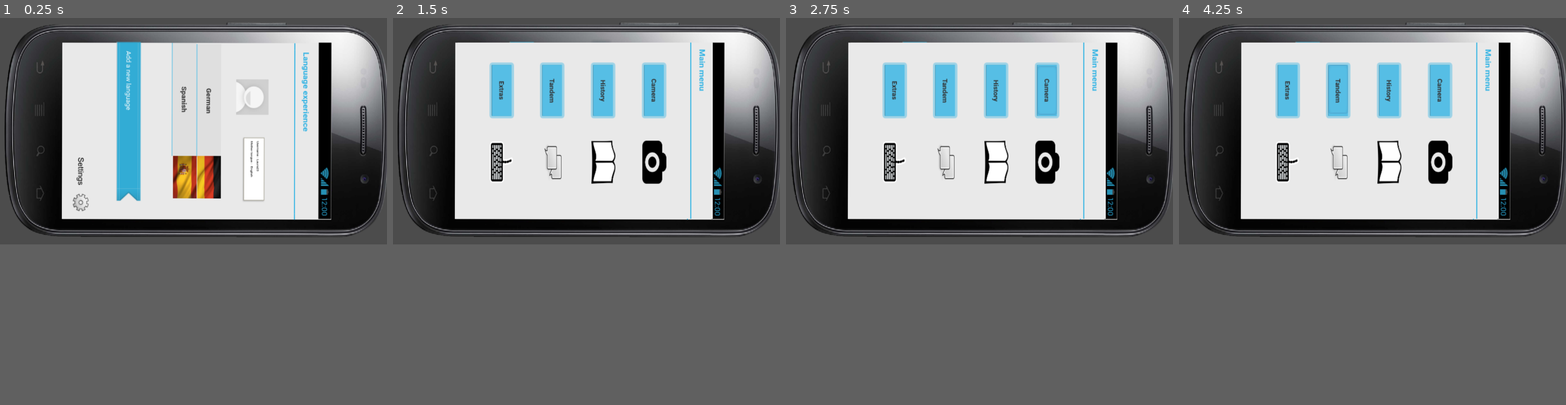
Above: before the commit, frames 1-4 (left to right).
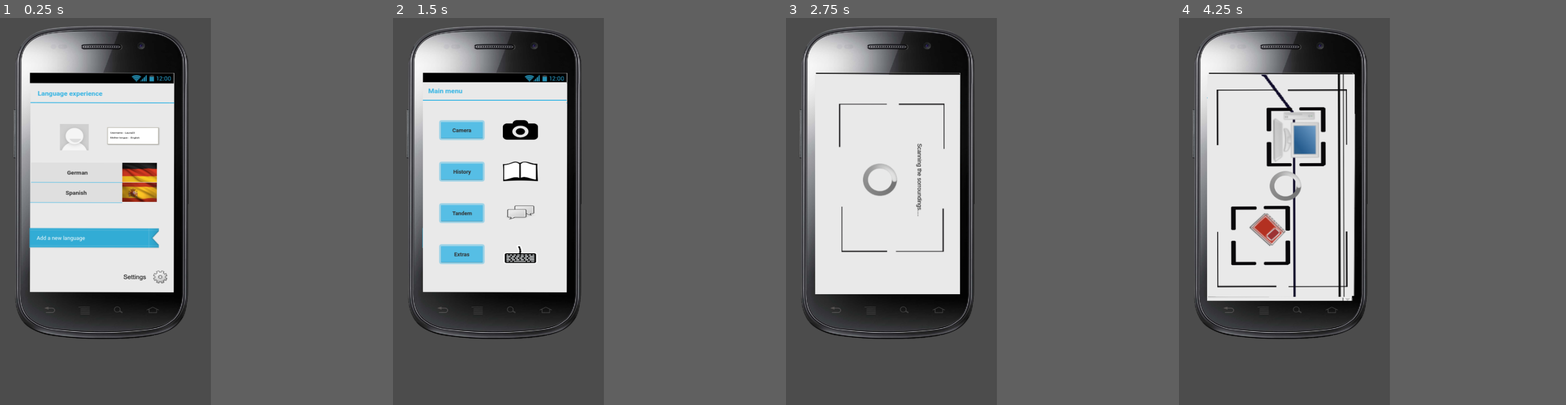
Above: after the commit, the same moments.

Repository: berni23/PrototypeUX
Game: Godot game, scene res://Main.tscn
Same seed, same stepped clock (60 frames per second), same inputs: the game is played once before the commit and once after it. Sound files missing from this copy of the repository are replaced by a short silence.
Inputs (mouse positions are in pixels of both pictures, inside the frame that each line leads up to; where the layout moved, square brackets give the same spot in the first picture):
- Up to frame 1 (0.25 s): no input
- Up to frame 2 (1.5 s): click (489, 188) [431, 68] at 0.5 s; click (532, 107) [601, 99] at 1.25 s
- Up to frame 3 (2.75 s): click (913, 83) [1045, 91] at 2 s
- Up to frame 4 (4.25 s): click (1302, 107) [1387, 87] at 2.75 s; click (1302, 130) [1337, 87] at 3.5 s
In our replay, the window is 800x468 before the commit and 436x800 after it. These sizes can differ from the game's own. Grey fills any space a smaller window leaves; there, only what the larger window draws over its background counts as a difference.

The runs differ from the first frame. In frame 1, 44% of the frame differs, in the area x 1-100%, y 0-83%; in frame 2, 45%; in frame 3, 43%; in frame 4, 44%.

Commit message:
Final version
Former-commit-id: 1963b53b0fb2ff6e50cf9f9dbafb8a42032e454d

Diff:
--- a/Main.gd
+++ b/Main.gd
@@ -11,9 +11,8 @@
 var message = 'Hey'
 var a=1
 
-
-
 func _ready():
+
 			for node in get_node('Control').get_children():node.hide()
 			for node in get_node('Control2').get_children():node.hide()
 
@@ -22,7 +21,10 @@
 	for node in Node.get_children():
 		node.pressed = false
 func _on_buttonBack_pressed():
-	if Screen==0:for node in get_node('Control').get_children():node.hide()
+	if Screen==0:
+		for node in get_node('Control').get_children():node.hide()
+		$Sprite/ButtonGerman.show()
+		$Sprite/TouchScreenButton.show()
 	else:
 		for node in get_node('Control2').get_children():node.hide()
 		$Control/Sprite9.show()
@@ -36,9 +38,13 @@
 #
 
 func _on_TouchScreenButton_pressed():
+		$Sprite/ButtonGerman.hide()
+		$Sprite/TouchScreenButton.hide()
 		$Control.show()
 		get_node("Control/Sprite2").show()
 func _on_ButtonGerman_pressed():
+	   $Sprite/ButtonGerman.hide()
+	   $Sprite/TouchScreenButton.hide()
 	   $Control/Sprite9.show()
 
 func _on_Button2_pressed():
@@ -48,7 +54,7 @@
 		get_node("Control/Sprite3").hide()
 		if $Control/Sprite3/HSlider.value==0:
 			get_node("Control/Sprite4").show()
-		else: $Sprite9.show()
+		else: $Control/Sprite9.show()
 func _on_Button4_pressed():
 	get_node("Control/Sprite4").hide()
 	get_node("Control/Sprite5").show()
--- a/Main.tscn
+++ b/Main.tscn
@@ -46,15 +46,9 @@
 font_data = ExtResource( 27 )
 
 [node name="Node2D" type="Node2D"]
-position = Vector2( 47.947, 0 )
+position = Vector2( -91.8107, 172.145 )
+scale = Vector2( 0.7, 0.7 )
 script = ExtResource( 1 )
-
-[node name="Camera2D" type="Camera2D" parent="."]
-position = Vector2( 463.228, 297.07 )
-rotation = -1.5708
-scale = Vector2( 2.04, -2.24 )
-rotating = true
-current = true
 
 [node name="Timer8b" type="Timer" parent="."]
 wait_time = 0.08
@@ -110,7 +104,6 @@
 
 [node name="Sprite2" type="Sprite" parent="Control"]
 editor/display_folded = true
-visible = false
 position = Vector2( 426.665, 294.479 )
 scale = Vector2( 1, 1.01773 )
 texture = ExtResource( 3 )
@@ -124,8 +117,6 @@
 flat = true
 
 [node name="Sprite3" type="Sprite" parent="Control"]
-editor/display_folded = true
-visible = false
 position = Vector2( 425.382, 295.299 )
 scale = Vector2( 1.00209, 1.04063 )
 texture = ExtResource( 4 )
@@ -150,7 +141,6 @@
 
 [node name="Sprite4" type="Sprite" parent="Control"]
 editor/display_folded = true
-visible = false
 position = Vector2( 426.497, 282.359 )
 scale = Vector2( 1.00546, 1 )
 texture = ExtResource( 5 )
@@ -165,9 +155,8 @@
 
 [node name="Sprite5" type="Sprite" parent="Control"]
 editor/display_folded = true
-visible = false
-position = Vector2( 428.476, 281.15 )
-scale = Vector2( 1.01351, 0.992602 )
+position = Vector2( 428.476, 294.324 )
+scale = Vector2( 1.01351, 1.03791 )
 texture = ExtResource( 6 )
 
 [node name="Button5" type="Button" parent="Control/Sprite5"]
@@ -180,7 +169,6 @@
 
 [node name="Sprite6" type="Sprite" parent="Control"]
 editor/display_folded = true
-visible = false
 position = Vector2( 427.845, 283.498 )
 scale = Vector2( 1, 0.99 )
 texture = ExtResource( 7 )
@@ -195,7 +183,6 @@
 
 [node name="Sprite7" type="Sprite" parent="Control"]
 editor/display_folded = true
-visible = false
 position = Vector2( 425.462, 284.481 )
 scale = Vector2( 1.00573, 0.935345 )
 texture = ExtResource( 8 )
@@ -209,10 +196,8 @@
 flat = true
 
 [node name="Sprite8" type="Sprite" parent="Control"]
-editor/display_folded = true
-visible = false
 material = SubResource( 2 )
-position = Vector2( 427.149, 287.25 )
+position = Vector2( 427.149, 280.794 )
 scale = Vector2( 1, 0.98 )
 texture = ExtResource( 9 )
 
@@ -327,6 +312,7 @@
 flat = true
 
 [node name="Sprite8b" type="Sprite" parent="Control"]
+visible = false
 position = Vector2( 430.113, 282.454 )
 scale = Vector2( 1.95, 1.84 )
 texture = ExtResource( 11 )
@@ -357,7 +343,6 @@
 percent_visible = 0.0
 
 [node name="Sprite9" type="Sprite" parent="Control"]
-editor/display_folded = true
 visible = false
 position = Vector2( 428.872, 283.908 )
 scale = Vector2( 1, 0.99 )
@@ -392,7 +377,7 @@
 flat = true
 
 [node name="Control2" type="Control" parent="."]
-visible = false
+editor/display_folded = true
 margin_left = -168.981
 margin_top = -77.4341
 margin_right = -128.981
@@ -501,7 +486,6 @@
 
 [node name="Sprite19" type="Sprite" parent="Control2"]
 editor/display_folded = true
-visible = false
 position = Vector2( 426.021, 262.006 )
 rotation = 0.00501156
 scale = Vector2( 1.004, 1.05 )
@@ -575,9 +559,9 @@
 
 [node name="Sprite25" type="Sprite" parent="Control2"]
 editor/display_folded = true
-position = Vector2( 429.903, 267.153 )
+position = Vector2( 426.307, 255.246 )
 rotation = 1.5708
-scale = Vector2( 1, 1.03 )
+scale = Vector2( 1.05405, 1.03 )
 texture = ExtResource( 29 )
 
 [node name="TextEdit" type="TextEdit" parent="Control2/Sprite25"]
--- a/project.godot
+++ b/project.godot
@@ -19,6 +19,11 @@
 run/main_scene="res://Main.tscn"
 config/icon="res://icon.png"
 
+[display]
+
+window/size/width=480
+window/size/height=880
+
 [rendering]
 
 environment/default_environment="res://default_env.tres"
Not shown, added: LanguagePrototype.apk
Not shown, removed: sunrise.kra.REMOVED.git-id
Not shown, changed: sunrise.kra~.REMOVED.git-id
